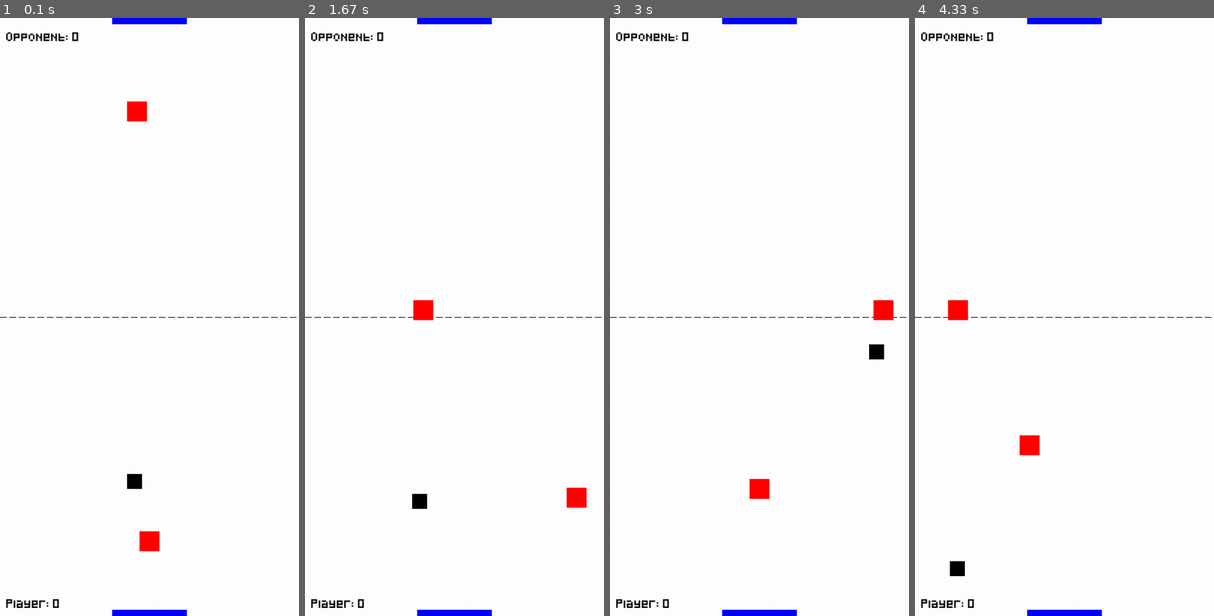
Above: before the commit, frames 1-4 (left to right).
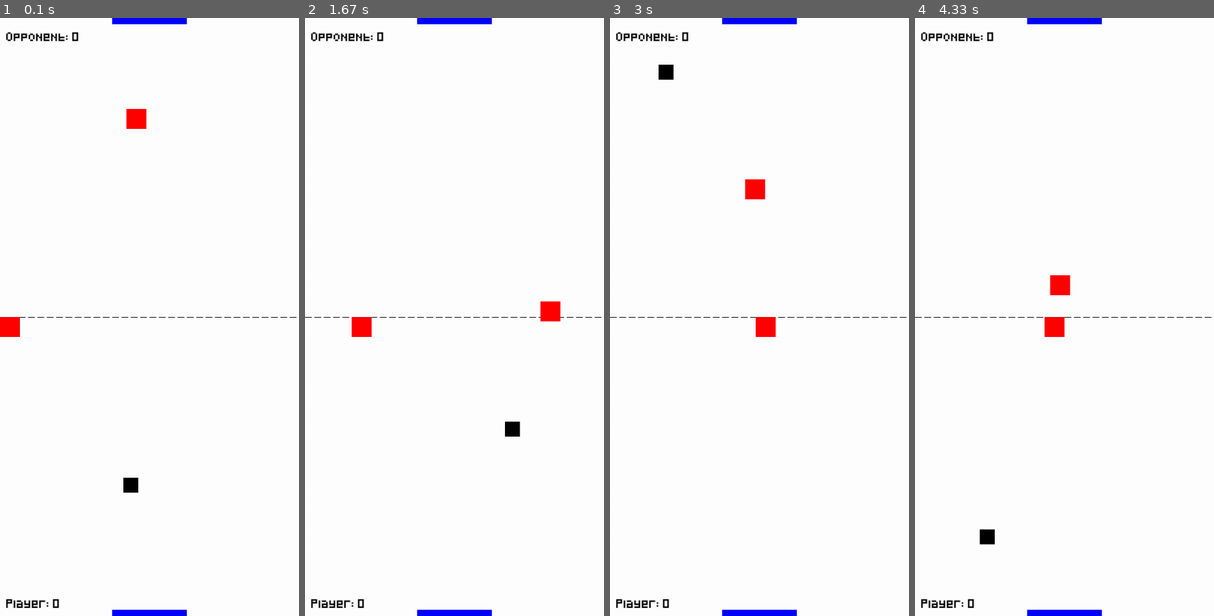
Above: after the commit, the same moments.

Repository: nintanuki/pygame-air-hockey
Game: pygame game, started from main.py
Same seed, same stepped clock (60 frames per second), same inputs: the game is played once before the commit and once after it.
Inputs (mouse positions are in pixels of both pictures, inside the frame that each line leads up to):
- Up to frame 1 (0.1 s): no input
- Up to frame 2 (1.67 s): click "Player: 0" at 0.38 s; hold Right 0.67-1.13 s; move the mouse to (550, 299) at 0.7 s; click (484, 448) at 1.22 s; hold Up from 1.5 s (still down); click (361, 227) at 1.58 s
- Up to frame 3 (3 s): release Up at 1.8 s; hold Right 1.83-2.3 s; click (801, 107) at 1.92 s; hold Left 2.33-2.87 s; click (795, 370) at 2.42 s; hold Down from 2.9 s (still down); click (765, 113) at 2.98 s
- Up to frame 4 (4.33 s): release Down at 3.2 s; hold Left 3.23-3.63 s; click (956, 299) at 3.32 s; hold Up 3.67-4.03 s; click (1067, 382) at 3.75 s; hold Right from 4.07 s (still down); click (1055, 215) at 4.15 s

The runs differ from the first frame. In frame 1, 0.8% of the frame differs, in the area x 0-54%, y 13-90%; in frame 2, 1.2%, in the area x 15-95%, y 47-83%; in frame 3, 1.2%; in frame 4, 1.2%.

Commit message:
Control player with mouse instead of arrow keys

Diff:
--- a/main.py
+++ b/main.py
@@ -73,11 +73,25 @@
         """Apply inertia to the puck to slow it down."""
         self.puck_speed_x *= 0.99
         self.puck_speed_y *= 0.99
+        # self.limit_speed()
 
     def increase_speed(self):
         """Increase the puck speed when hit."""
         self.puck_speed_x *= 1.5
         self.puck_speed_y *= 1.5
+        self.limit_speed()
+
+    def limit_speed(self):
+        """Cap the puck speed."""
+        if self.puck_speed_x > MAX_SPEED:
+            self.puck_speed_x = MAX_SPEED
+        elif self.puck_speed_x < -MAX_SPEED:
+            self.puck_speed_x = -MAX_SPEED
+
+        if self.puck_speed_y > MAX_SPEED:
+            self.puck_speed_y = MAX_SPEED
+        elif self.puck_speed_y < -MAX_SPEED:
+            self.puck_speed_y = -MAX_SPEED
 
     def opponent_movement(self):
         """Move the opponent towards the puck."""
@@ -141,8 +155,25 @@
                     pygame.quit()
                     sys.exit()
 
-            # Get the current state of all keys
-            keys = pygame.key.get_pressed()
+            # # Get the current state of all keys
+            # keys = pygame.key.get_pressed()
+
+            # # Update player position based on keys being held down (continuous movement)
+            # if keys[pygame.K_LEFT]:
+            #     self.player.x -= PLAYER_SPEED
+            # if keys[pygame.K_RIGHT]:
+            #     self.player.x += PLAYER_SPEED
+            # if keys[pygame.K_UP]:
+            #     self.player.y -= PLAYER_SPEED
+            # if keys[pygame.K_DOWN]:
+            #     self.player.y += PLAYER_SPEED
+
+            # Get mouse position
+            mouse_x, mouse_y = pygame.mouse.get_pos()
+
+            # Update player position to follow the mouse
+            self.player.centerx = mouse_x
+            self.player.centery = mouse_y
 
             # Constraining the player to their side of the screen
             if self.player.top <= SCREEN_HEIGHT / 2:
@@ -168,16 +199,6 @@
             if self.collision_cooldown > 0:
                 self.collision_cooldown -= 1
 
-            # Update player position based on keys being held down (continuous movement)
-            if keys[pygame.K_LEFT]:
-                self.player.x -= PLAYER_SPEED
-            if keys[pygame.K_RIGHT]:
-                self.player.x += PLAYER_SPEED
-            if keys[pygame.K_UP]:
-                self.player.y -= PLAYER_SPEED
-            if keys[pygame.K_DOWN]:
-                self.player.y += PLAYER_SPEED
-
             # Game Logic
             self.puck_movement()
             self.opponent_movement()
--- a/settings.py
+++ b/settings.py
@@ -6,8 +6,9 @@
 SCREEN_HEIGHT = 120 * BLOCK_SIZE
 
 PLAYER_SPEED = 7
-OPPONENT_SPEED = 5
-INITIAL_PUCK_SPEED = 4
+OPPONENT_SPEED = 7
+INITIAL_PUCK_SPEED = 5
+MAX_SPEED = 15
 
 # Player dimensions
 PLAYER_SIZE = BLOCK_SIZE * 4
Not shown, changed: TODO.md
